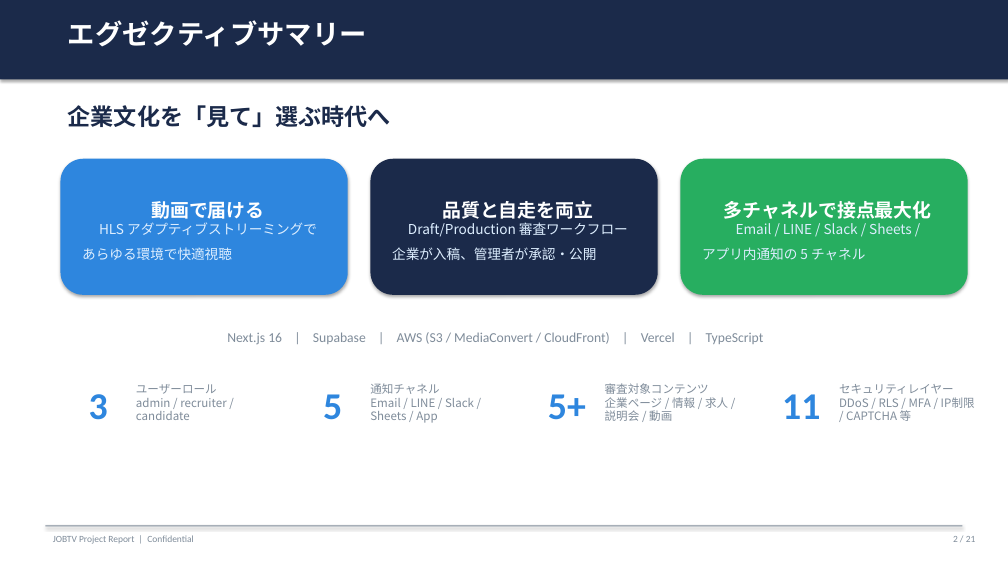
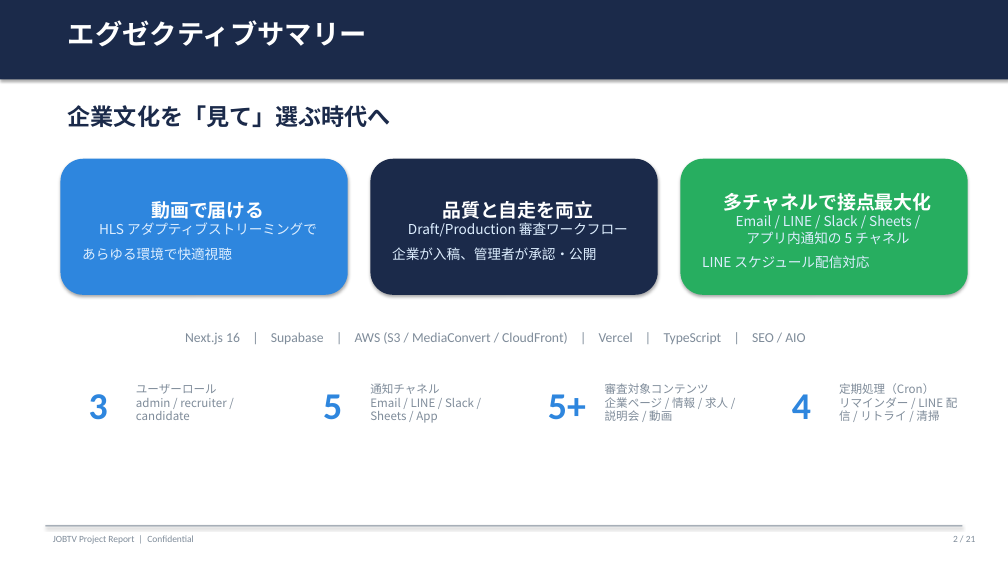
Before and after one commit to o-tatsuki1029/jobtv-app, a slide deck: slide 2 of docs/presentations/jobtv_executive_report.pptx. Drawn at 1008x567 pixels with LibreOffice and Linux fonts; fonts in the diff are those of the drawing. Boxes give left, top, right and bottom in pixels: in the first picture for what was removed or moved away, otherwise in the second. Text is boxed around its words. In the diff, an @@ line names an element or a change of style, - is before the commit and + after.

```diff
--- a/docs/presentations/jobtv_executive_report.pptx
+++ b/docs/presentations/jobtv_executive_report.pptx
@@ text in rounded rectangle at bbox=[702, 215, 912, 268]: text changed @@
-Email / LINE / Slack / Sheets /
-アプリ内通知の 5 チャネル
+Email / LINE / Slack / Sheets /
+アプリ内通知の 5 チャネル
+LINE スケジュール配信対応
@@ text at bbox=[185, 332, 805, 344]: text changed @@
-Next.js 16 | Supabase | AWS (S3 / MediaConvert / CloudFront) | Vercel | TypeScript
+Next.js 16 | Supabase | AWS (S3 / MediaConvert / CloudFront) | Vercel | TypeScript | SEO / AIO
@@ text at bbox=[839, 383, 958, 421]: text changed @@
-セキュリティレイヤー
-DDoS / RLS / MFA / IP制限 / CAPTCHA 等
+定期処理（Cron）
+リマインダー / LINE 配信 / リトライ / 清掃
@@ text at bbox=[792, 394, 811, 419]: text changed @@
-11
+4
```
Also in this commit, not shown: 8 other slides changed, 18 other files.
